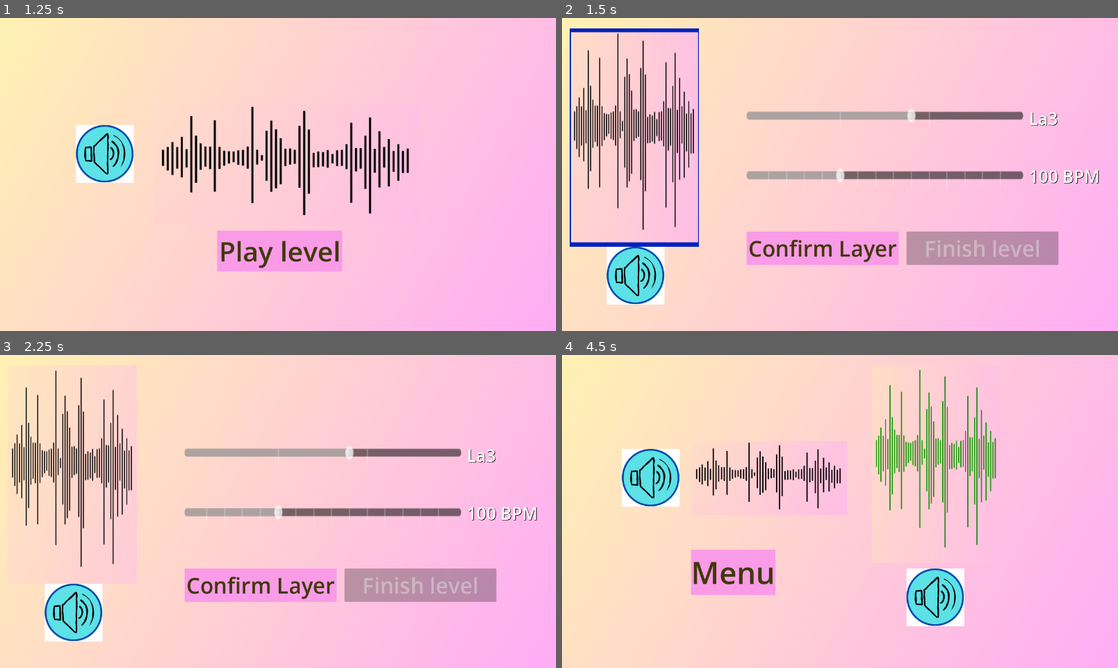
Above: before the commit, frames 1-4 (two rows, left to right).
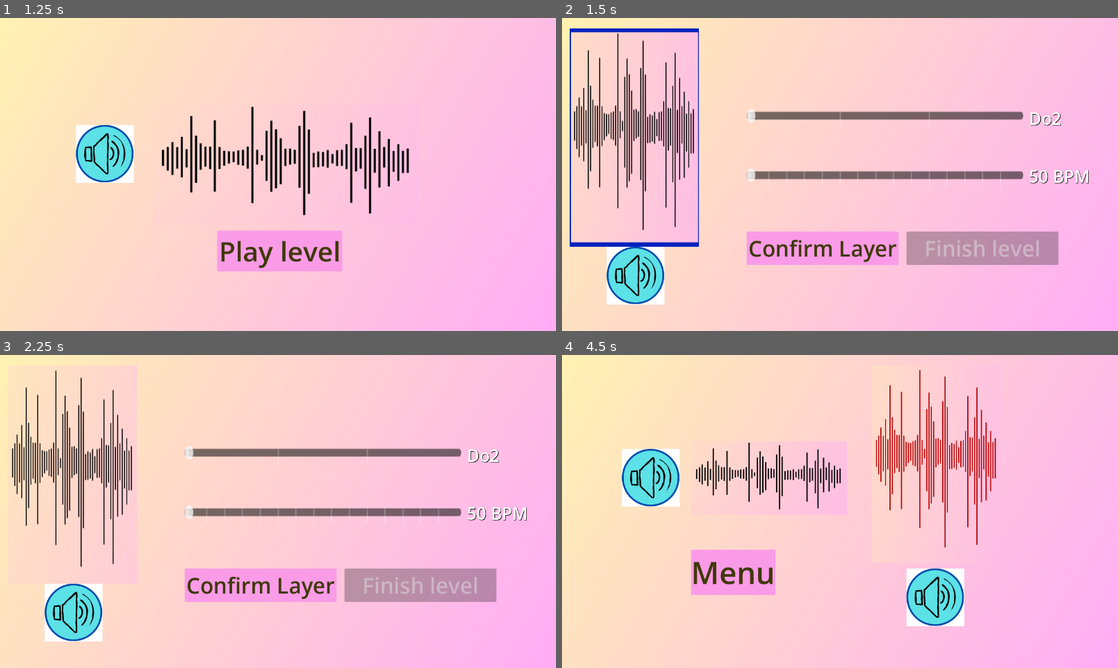
Above: after the commit, the same moments.

Repository: TheoThenault/LayerTune
Game: Godot game, scene res://Scenes/main_scene.tscn
The game is run twice, just before and just after one commit, with the same random seed, the same clock (stepped at 60 frames per second) and the same inputs.
Inputs (mouse positions are in pixels of both pictures, inside the frame that each line leads up to):
- Up to frame 1 (1.25 s): click "1" at 0.5 s
- Up to frame 2 (1.5 s): click "Play level" at 1.25 s
- Up to frame 3 (2.25 s): click (72, 473) at 2 s
- Up to frame 4 (4.5 s): click (634, 473) at 2.75 s; click "Confirm Layer" at 3.5 s; click "Finish level" at 4.25 s

Frame 1 is identical in both runs. In frame 2, 1.6% of the frame differs, in the area x 33-97%, y 29-53%; in frame 3, 1.6%; in frame 4, 2.4%, in the area x 56-79%, y 4-62%.

Commit message:
du deboug -Kayyissa

Diff:
--- a/Levels/niveau_script.gd
+++ b/Levels/niveau_script.gd
@@ -37,6 +37,7 @@
 @export_range(50, 200, 5) var bpm6 : int
 
 var layers : Array[Layer]
+var right_layers : Array[Layer]
 
 func _ready() -> void:
 	var container : VBoxContainer = get_node("../LevelPlay/ContainerLayers")
@@ -107,6 +108,9 @@
 			layers.append(layer6)
 
 	for layer in layers:
+		right_layers.append(layer.duplicate())
+
+	for layer in layers:
 		GAME.current_bpm.append(layer.bpm)
 		var bus_index = AudioServer.get_bus_index(layer.instrument)
 		var pitchshift = AudioEffectPitchShift.new()
--- a/Scripts/Audio.gd
+++ b/Scripts/Audio.gd
@@ -25,10 +25,9 @@
 		lastTimePlayed.append(Time.get_unix_time_from_system())
 
 func _process(delta: float) -> void:
-
-	if (play_level && play_player_level):
+	if (play_level and play_player_level):
 		AUDIO.playAll()
-	elif (play_level && !play_player_level):
+	elif (play_level and !play_player_level):
 		AUDIO.playAllRight()
 	elif (play_layer):
 		AUDIO.playNote()
@@ -37,14 +36,18 @@
 	var current_bpm : Array[float]
 	var current_note : Array[float]
 
-	for layer in GAME.current_level.layers:
+	for layer in GAME.current_level.right_layers:
 		current_bpm.append(layer.bpm)
 		if (layer.note > 23):
 			current_note.append(layer.note-29)
+			GAME.current_note_stream[layer.numero] = get_node("../MainScene/Sounds/"+layer.instrument+"/Fa4")
 		elif (layer.note > 11):
 			current_note.append(layer.note-17)
+			GAME.current_note_stream[layer.numero] = get_node("../MainScene/Sounds/"+layer.instrument+"/Fa3")
 		else:
 			current_note.append(layer.note-5)
+			GAME.current_note_stream[layer.numero] = get_node("../MainScene/Sounds/"+layer.instrument+"/Fa2")
+
 
 	for note in range(0, GAME.current_note_stream.size()):
 		if (Time.get_unix_time_from_system() - lastTimePlayed[note] >= 60/current_bpm[note]):
--- a/Scripts/Buttons/levelplay_button_confirm_layer.gd
+++ b/Scripts/Buttons/levelplay_button_confirm_layer.gd
@@ -25,7 +25,7 @@
 			if(GAME.current_layer):
 				GAME.current_layer.texture_normal = GAME.disabled_image
 			GAME.current_layer = GAME.current_level.layers[GAME.current_layer.numero+1]
-			GAME.SliderNote.value = GAME.current_layer.note
-			GAME.SliderTempo.value = GAME.current_layer.bpm
+			GAME.current_note[GAME.current_layer.numero] = GAME.SliderNote.value
+			GAME.current_bpm[GAME.current_layer.numero] = GAME.SliderTempo.value
 			if(GAME.current_layer):
 				GAME.current_layer.texture_normal = GAME.focus_image
--- a/Scripts/Buttons/mainmenu_button_change_level.gd
+++ b/Scripts/Buttons/mainmenu_button_change_level.gd
@@ -12,5 +12,5 @@
 	GAME.current_layer = get_node("../../../LevelPlay/ContainerLayers/PlayLayer1")
 	if(GAME.current_layer):
 		GAME.current_layer.texture_normal = GAME.focus_image
-		GAME.SliderNote.value = GAME.current_layer.note
-		GAME.SliderTempo.value = GAME.current_layer.bpm
+		GAME.current_note[GAME.current_layer.numero] = GAME.SliderNote.value
+		GAME.current_bpm[GAME.current_layer.numero] = GAME.SliderTempo.value
--- a/default_bus_layout.tres
+++ b/default_bus_layout.tres
@@ -5,7 +5,7 @@
 bus/1/solo = false
 bus/1/mute = false
 bus/1/bypass_fx = false
-bus/1/volume_db = -80.0
+bus/1/volume_db = -2.3125
 bus/1/send = &"Master"
 bus/2/name = &"Piano"
 bus/2/solo = false
@@ -17,13 +17,13 @@
 bus/3/solo = false
 bus/3/mute = false
 bus/3/bypass_fx = false
-bus/3/volume_db = 5.4245
+bus/3/volume_db = -1.91699
 bus/3/send = &"Master"
 bus/4/name = &"Banjo"
 bus/4/solo = false
 bus/4/mute = false
 bus/4/bypass_fx = false
-bus/4/volume_db = -80.0
+bus/4/volume_db = -0.128275
 bus/4/send = &"Master"
 bus/5/name = &"Harmonica"
 bus/5/solo = false
